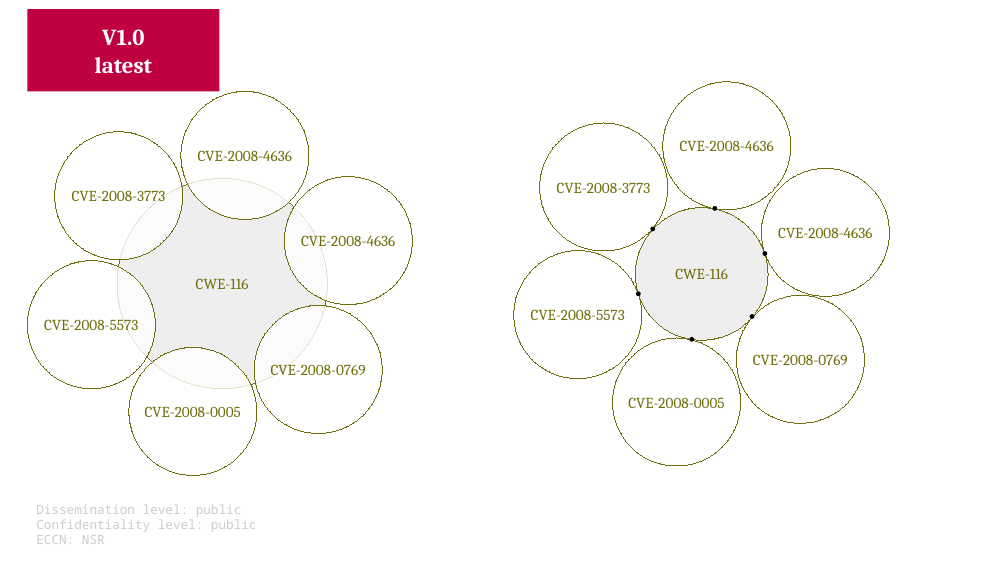
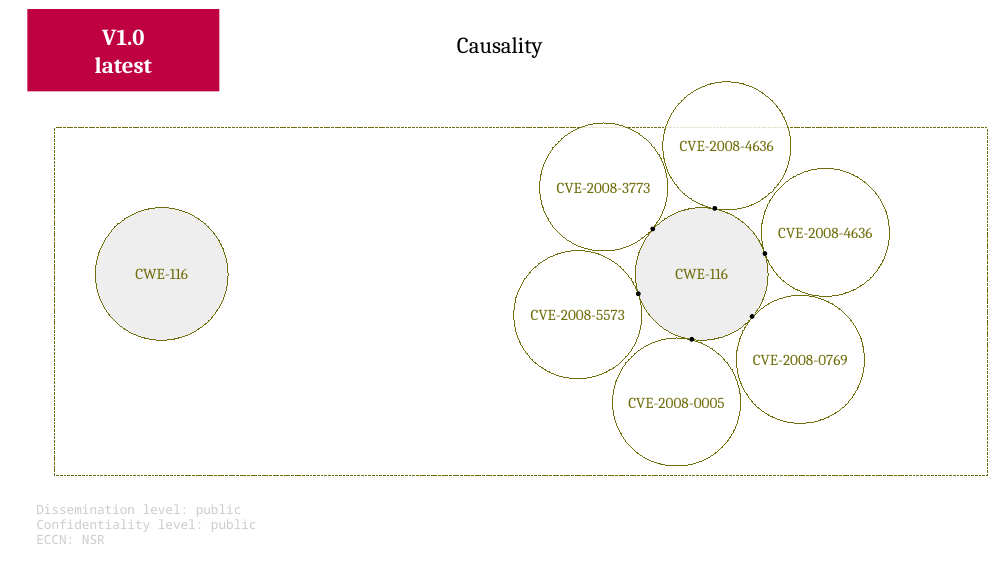
Before and after one commit to v-research/cybersecurity, a slide deck: slide 14 of images/v-research_images_v1.0.odp. Drawn at 1008x567 pixels with LibreOffice and Linux fonts; fonts in the diff are those of the drawing. Boxes give left, top, right and bottom in pixels: in the first picture for what was removed or moved away, otherwise in the second. Text is boxed around its words. In the diff, an @@ line names an element or a change of style, - is before the commit and + after.

```diff
--- a/images/v-research_images_v1.0.odp
+++ b/images/v-research_images_v1.0.odp
@@ text added at (457,37,543,58), 18 pt, text #000000 @@
+Causality
@@ ellipse removed at (181,91,309,220) @@
-CVE-2008-4636
@@ ellipse removed at (55,132,183,260) @@
-CVE-2008-3773
@@ rectangle added at (55,128,988,476), fill #FFFFFF, outline #706E0C 0 pt @@
@@ ellipse removed at (284,177,413,305) @@
-CVE-2008-4636
@@ ellipse "CWE-116": place and size @@
-ellipse "CWE-116" at (117,178,327,389)
+ellipse "CWE-116" at (95,208,228,340)
@@ ellipse removed at (27,261,155,389) @@
-CVE-2008-5573
@@ ellipse removed at (254,306,382,434) @@
-CVE-2008-0769
@@ ellipse removed at (129,348,257,476) @@
-CVE-2008-0005
```
Also in this commit, not shown: 1 slide added, 2 other files.
